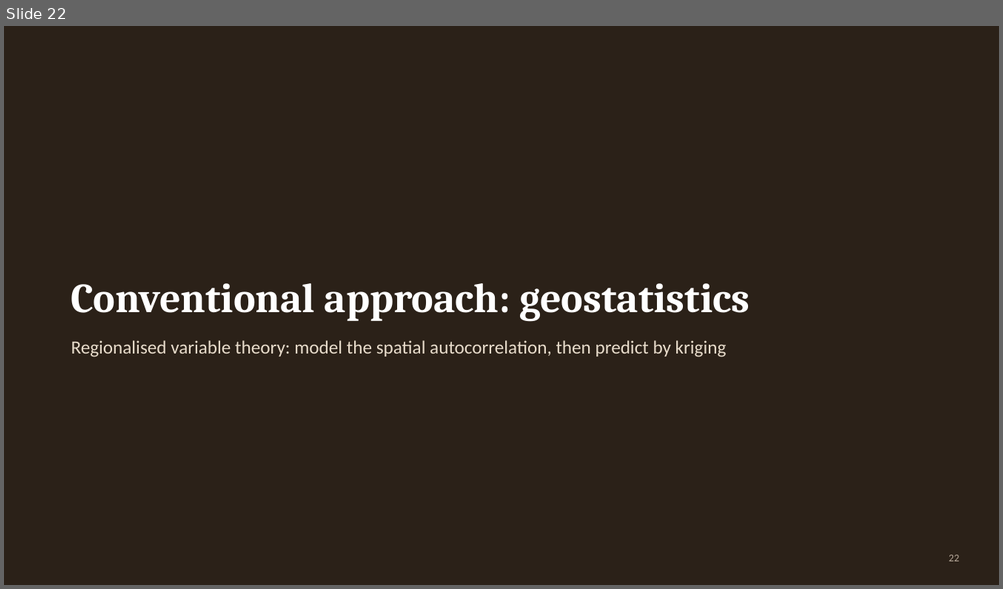
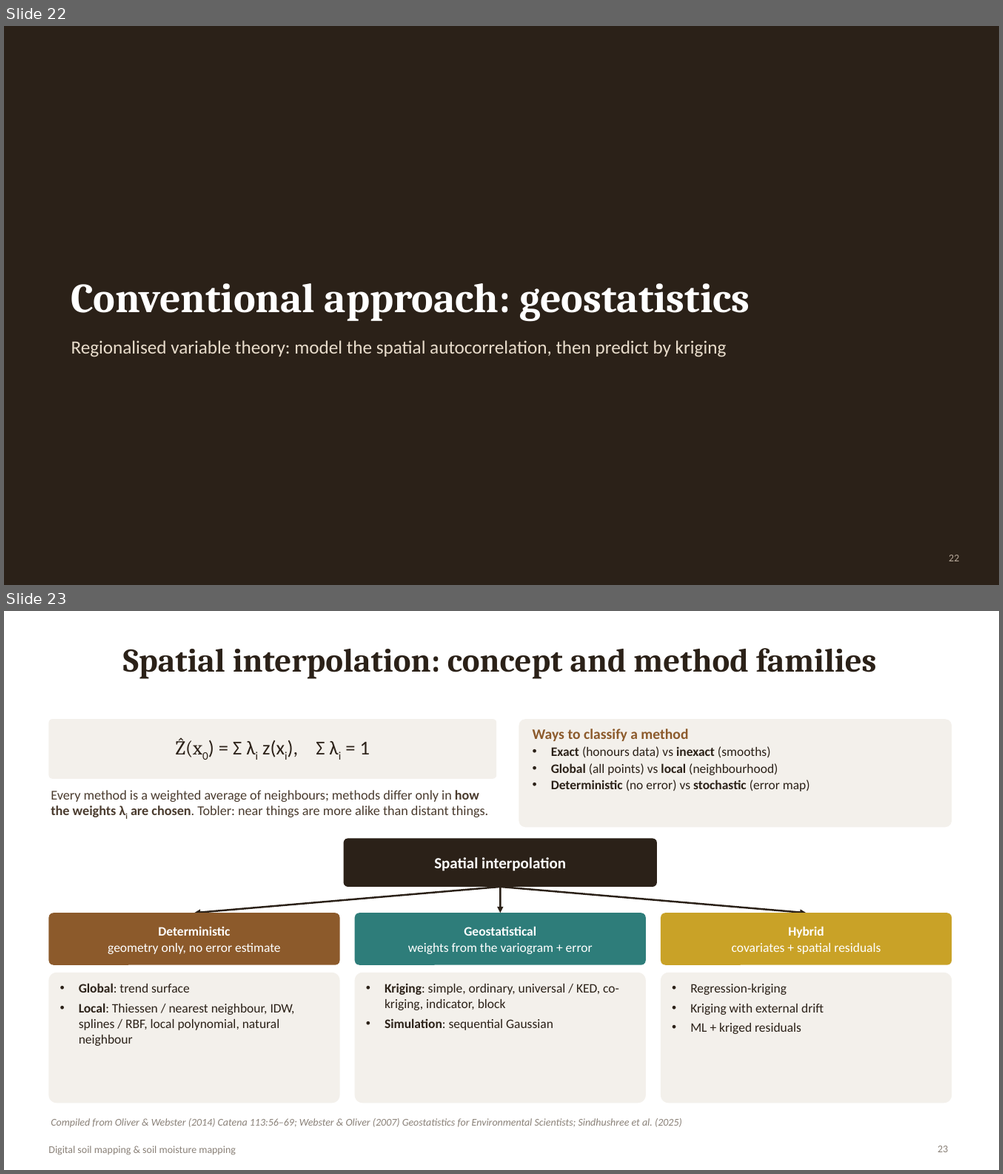
Before and after one commit to animesh270799-ctrl/meta, a slide deck: DSM_Soil_Moisture_Mapping.pptx. Shown one above the other, each under a label of ours: slide 22 before the commit, slides 22 and 23 after it. The pictures are 1003x589 and 1003x1174 pixels, drawn with LibreOffice and Linux fonts; fonts in the diff are those of the drawing. Boxes give left, top, right and bottom in pixels: in the first picture for what was removed or moved away, otherwise in the second. Text is boxed around its words. In the diff, an @@ line names an element or a change of style, - is before the commit and + after.

```diff
--- a/DSM_Soil_Moisture_Mapping.pptx
+++ b/DSM_Soil_Moisture_Mapping.pptx
@@ slide 23 added at [4, 611, 999, 1170], background #FFFFFF @@
@@ title added at [123, 648, 876, 679], 32 pt, text #2B2118, bold @@
+Spatial interpolation: concept and method families
@@ rounded rectangle added at [48, 719, 496, 779], fill #F3F0EB @@
@@ rounded rectangle added at [519, 719, 951, 827], fill #F3F0EB @@
@@ text added at [176, 738, 370, 758], 19 pt, text #2B2118 @@
+Ẑ(x0) = Σ λi z(xi), Σ λi = 1
@@ text added at [532, 729, 810, 792], 12.5 pt, text #2B2118 @@
+Ways to classify a method
+• Exact (honours data) vs inexact (smooths)
+• Global (all points) vs local (neighbourhood)
+• Deterministic (no error) vs stochastic (error map)
@@ text added at [51, 790, 489, 817], 13 pt, text #4A3B2E @@
+Every method is a weighted average of neighbours; methods differ only in how the weights λi are chosen. Tobler: near things are more alike than distant things.
@@ rounded rectangle added at [344, 839, 657, 887], fill #2B2118, 15 pt, text #FFFFFF, bold @@
+Spatial interpolation
@@ arrow added from (500, 887) to (194, 913), #2B2118 1.75 pt @@
@@ arrow added from (500, 887) to (500, 913), #2B2118 1.75 pt @@
@@ arrow added from (500, 887) to (806, 913), #2B2118 1.75 pt @@
@@ rounded rectangle added at [48, 913, 340, 965], fill #8C5A2B, 12.5 pt, text #FFFFFF @@
+Deterministic
+geometry only, no error estimate
@@ rounded rectangle added at [355, 913, 646, 965], fill #2E7D7A, 12.5 pt, text #FFFFFF @@
+Geostatistical
+weights from the variogram + error
@@ rounded rectangle added at [660, 913, 951, 965], fill #C9A227, 12.5 pt, text #FFFFFF @@
+Hybrid
+covariates + spatial residuals
@@ rounded rectangle added at [48, 973, 340, 1103], fill #F3F0EB @@
@@ text added at [79, 983, 295, 1046], 12.5 pt, text #2B2118 @@
+• Global: trend surface
+• Local: Thiessen / nearest neighbour, IDW, splines / RBF, local polynomial, natural neighbour
@@ rounded rectangle added at [355, 973, 646, 1103], fill #F3F0EB @@
@@ text added at [384, 983, 619, 1031], 12.5 pt, text #2B2118 @@
+• Kriging: simple, ordinary, universal / KED, co-kriging, indicator, block
+• Simulation: sequential Gaussian
@@ rounded rectangle added at [660, 973, 951, 1103], fill #F3F0EB @@
@@ text added at [690, 984, 823, 1034], 12.5 pt, text #2B2118 @@
+• Regression-kriging
+• Kriging with external drift
+• ML + kriged residuals
@@ text added at [51, 1119, 682, 1128], 10 pt, text #8A8178, italic @@
+Compiled from Oliver & Webster (2014) Catena 113:56–69; Webster & Oliver (2007) Geostatistics for Environmental Scientists; Sindhushree et al. (2025)
@@ text added at [48, 1146, 236, 1156], 10 pt, text #8A8178 @@
+Digital soil mapping & soil moisture mapping
@@ page number added at [937, 1146, 948, 1153], 10 pt, text #8A8178 @@
+23
```
Also in this commit, not shown: 1 slide changed, 13 other slides added.
